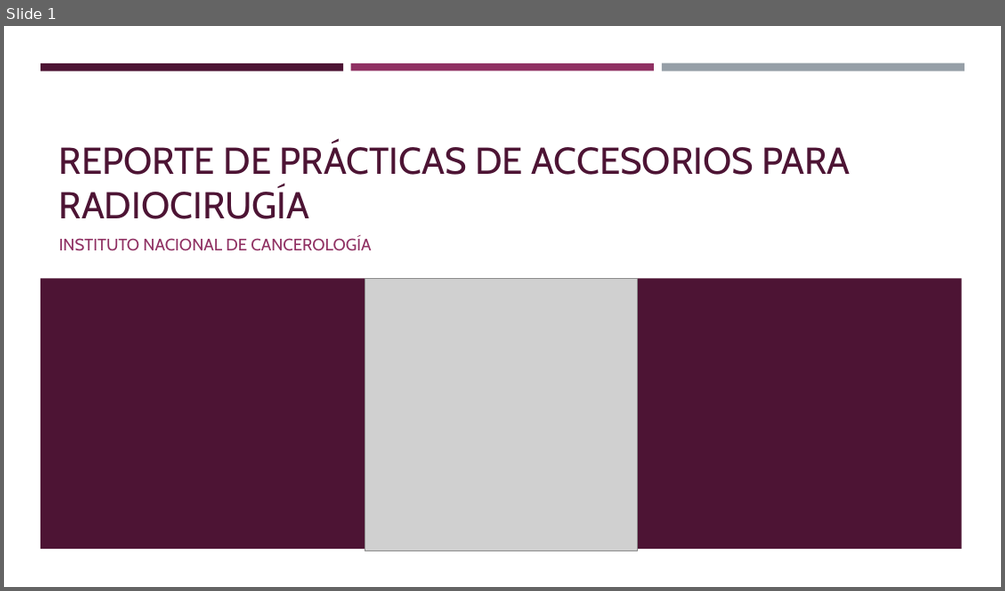
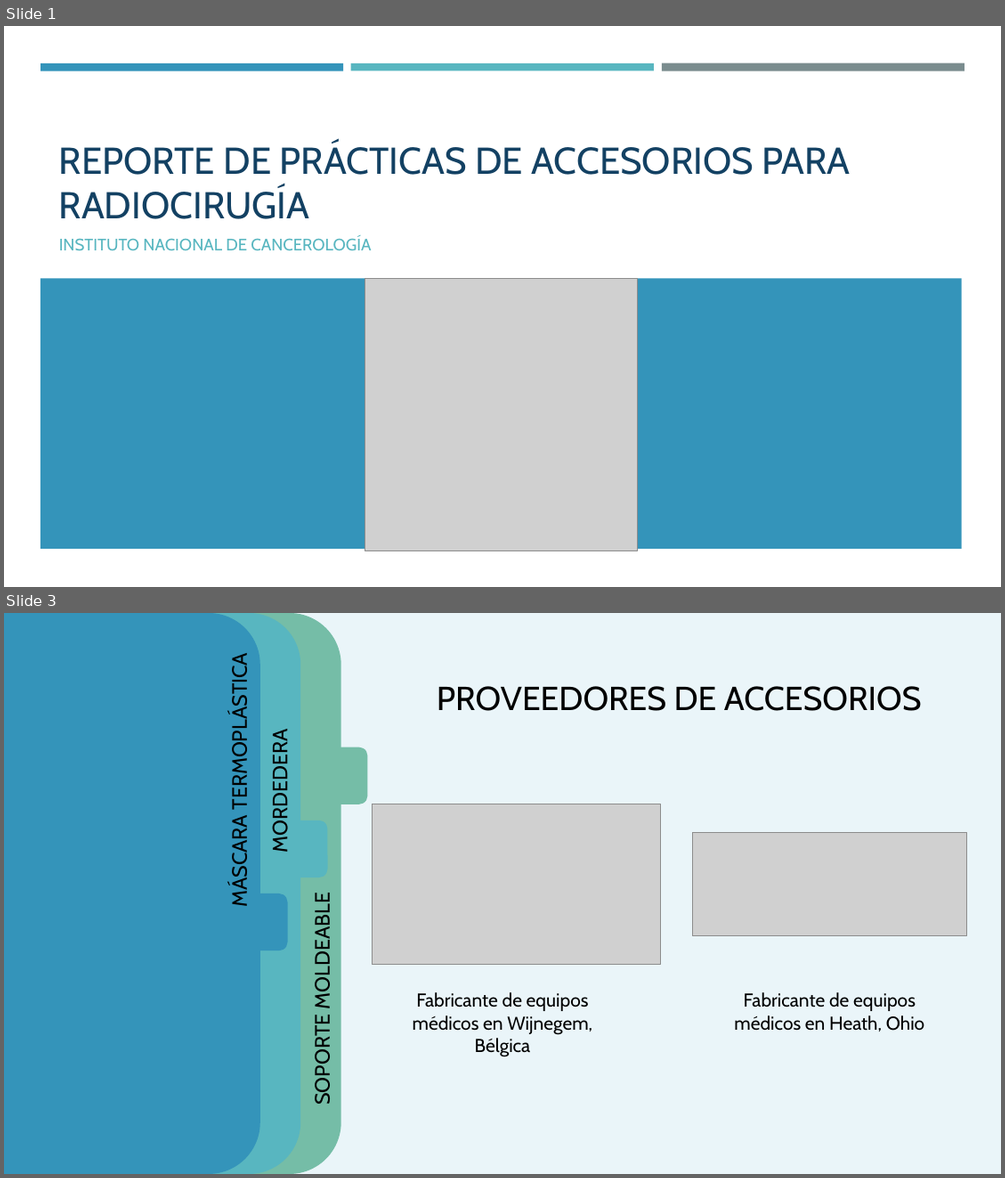
Before and after one commit to ChristopherLR12/Radioterapia_SS, a slide deck: Accesorios/REPORTE DE PRÁCTICAS DE ACCESORIOS PARA RADIOCIRUGÍA.pptx. Shown one above the other, each under a label of ours: slide 1 before the commit, slides 1 and 3 after it; the slides between them are not shown. The pictures are 1005x591 and 1005x1178 pixels, drawn with LibreOffice and Linux fonts; fonts in the diff are those of the drawing; grey boxes stand for pictures. Boxes give left, top, right and bottom in pixels: in the first picture for what was removed or moved away, otherwise in the second. Text is boxed around its words. In the diff, an @@ line names an element or a change of style, - is before the commit and + after.

```diff
--- a/Accesorios/REPORTE DE PRÁCTICAS DE ACCESORIOS PARA RADIOCIRUGÍA.pptx
+++ b/Accesorios/REPORTE DE PRÁCTICAS DE ACCESORIOS PARA RADIOCIRUGÍA.pptx
@@ slide 3 added at (4, 613, 1001, 1174), background #FFFFFF; not listed: 1 template element that a slide beside it also shows @@
@@ rounded rectangle added at (4, 613, 301, 1174), fill #58B6C0 @@
@@ rounded rectangle added at (4, 613, 260, 1174), fill #3494BA @@
@@ rounded rectangle added at (32, 613, 341, 1174), fill #75BDA7 @@
@@ rounded rectangle added at (72, 613, 1001, 1174), fill #EAF5F9 @@
@@ text added at (226, 668, 251, 905), 20 pt, text #000000 @@
+MÁSCARA TERMOPLÁSTICA
@@ text added at (437, 686, 922, 711), 32 pt, text #000000 @@
+PROVEEDORES DE ACCESORIOS
@@ text added at (267, 740, 292, 849), 20 pt, text #000000 @@
+MORDEDERA
@@ rounded rectangle added at (316, 747, 368, 804), fill #75BDA7 @@
@@ rounded rectangle added at (275, 820, 328, 877), fill #58B6C0 @@
@@ picture added at (372, 804, 660, 965) @@
@@ picture added at (693, 833, 966, 936) @@
@@ rounded rectangle added at (235, 893, 288, 951), fill #3494BA @@
@@ text added at (309, 904, 334, 1103), 20 pt, text #000000 @@
+SOPORTE MOLDEABLE
@@ text added at (413, 992, 592, 1057), 18 pt, text #000000 @@
+Fabricante de equipos médicos en Wijnegem, Bélgica
@@ text added at (734, 992, 924, 1031), 18 pt, text #000000 @@
+Fabricante de equipos médicos en Heath, Ohio
@@ slide 1 changed as well @@
@@ rectangle at (40, 63, 343, 70): fill #4D1434 to #3494BA @@
@@ rectangle at (351, 63, 654, 70): fill #903163 to #58B6C0 @@
@@ rectangle at (662, 63, 964, 71): fill #969FA7 to #7A8C8E @@
@@ title "REPORTE DE PRÁCTICAS DE ACCESORIOS ..." at (59, 143, 850, 219): text colour #4D1434 to #134163 @@
@@ subtitle "INSTITUTO NACIONAL DE CANCEROLOGÍA" at (59, 236, 371, 250): text colour #903163 to #58B6C0 @@
@@ rectangle at (40, 278, 962, 548): fill #4D1434 to #3494BA @@
```
Also in this commit, not shown: 4 other slides added, 1 slide removed, 3 other files.
